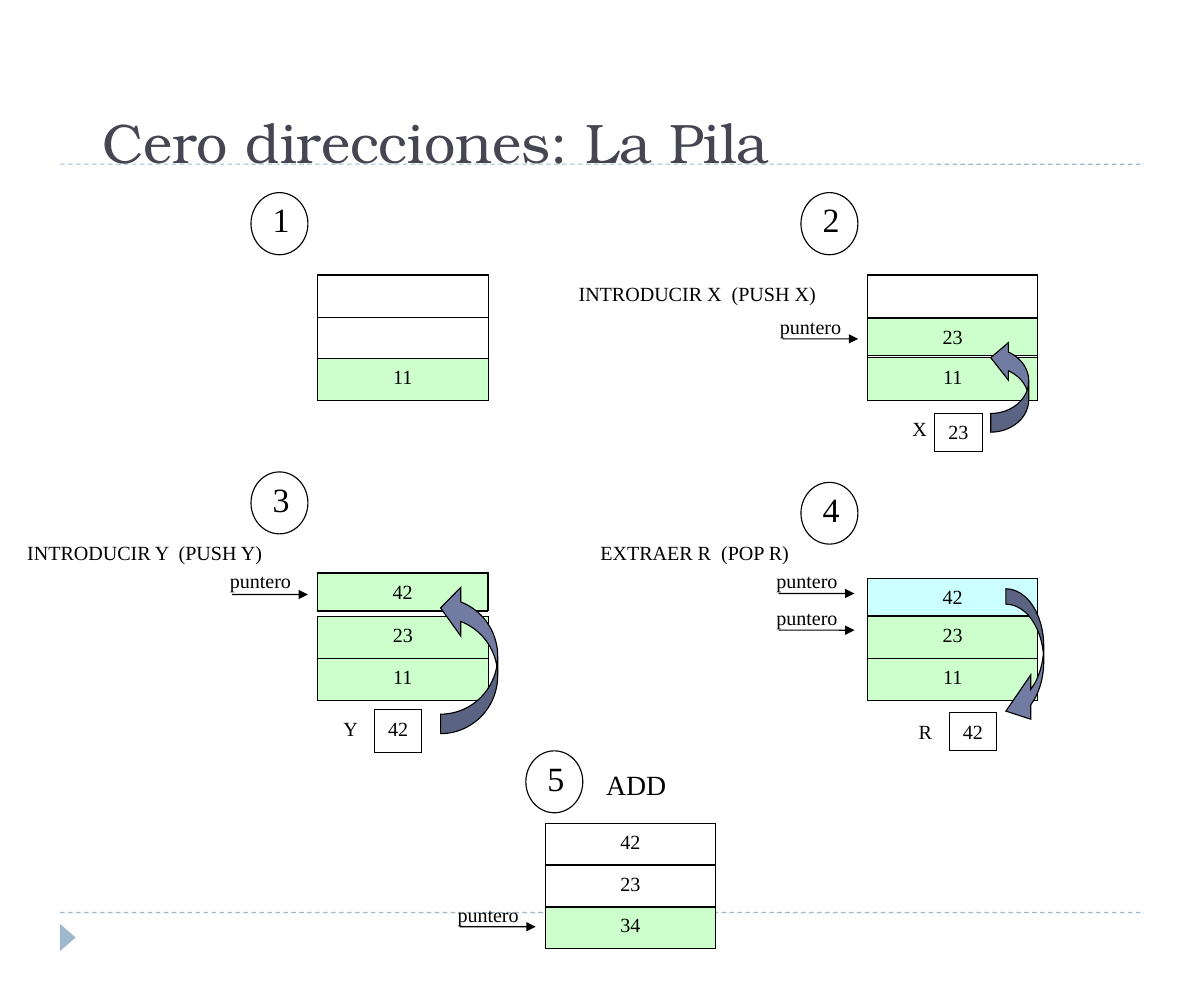
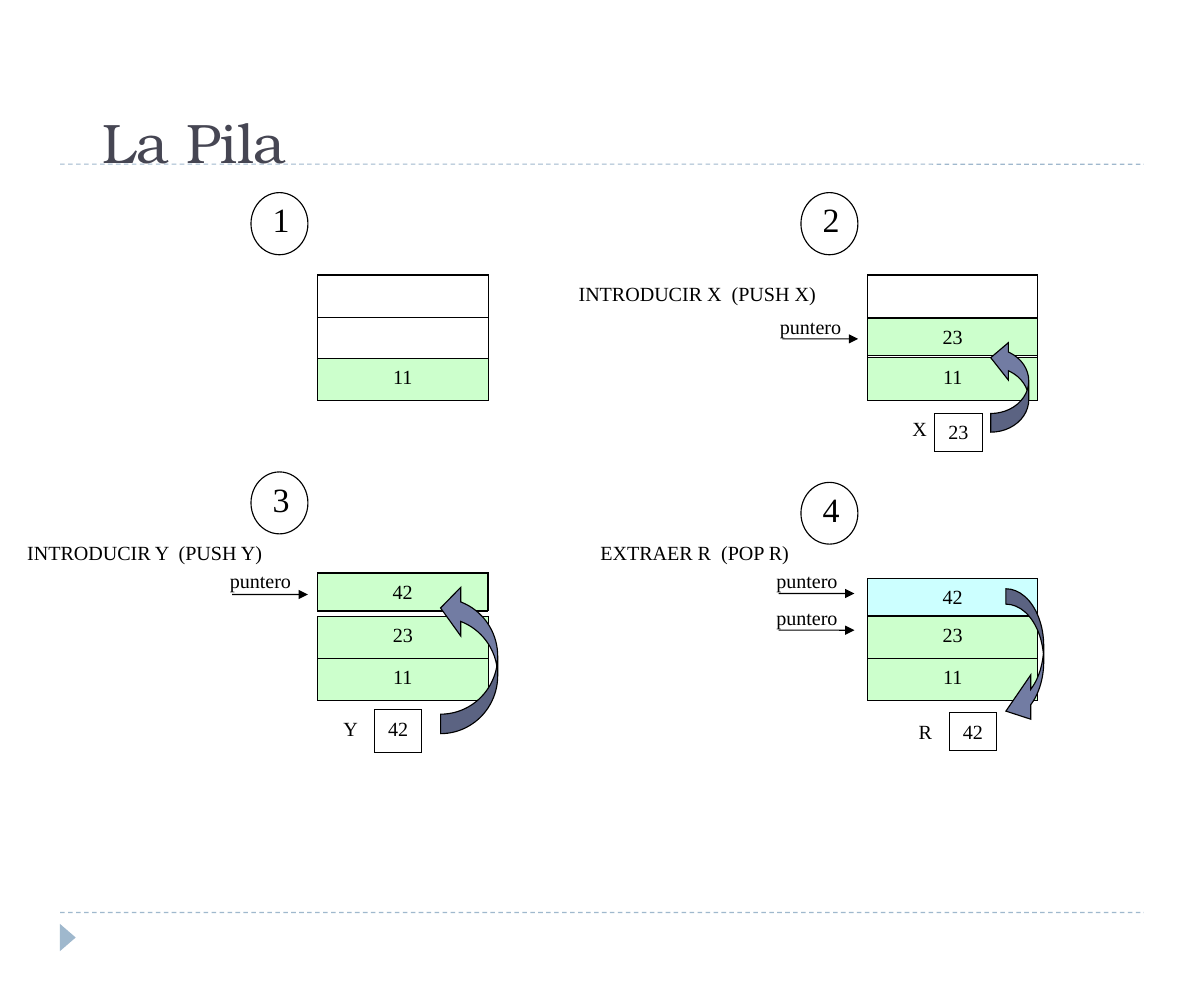
Before and after one commit to luisfromero/fucomp, a slide deck: slide 85 of temas/tema2.pptx (slide 78 before the commit). Drawn at 1204x985 pixels with LibreOffice and Linux fonts; fonts in the diff are those of the drawing. Boxes give left, top, right and bottom in pixels: in the first picture for what was removed or moved away, otherwise in the second. Text is boxed around its words. In the diff, an @@ line names an element or a change of style, - is before the commit and + after.

```diff
--- a/temas/tema2.pptx
+++ b/temas/tema2.pptx
@@ title at <box>103,123,286,165</box>: text changed @@
-Cero direcciones: La Pila
+La Pila
@@ group removed at <box>458,750,715,948</box>: 3 rectangles, 3 texts, 1 arrow, 1 ellipse @@
-34
-puntero
-42
-23
-ADD
-5
```
Also in this commit, not shown: 15 other slides changed, 26 slides added, 14 slides removed, 5 other files.
